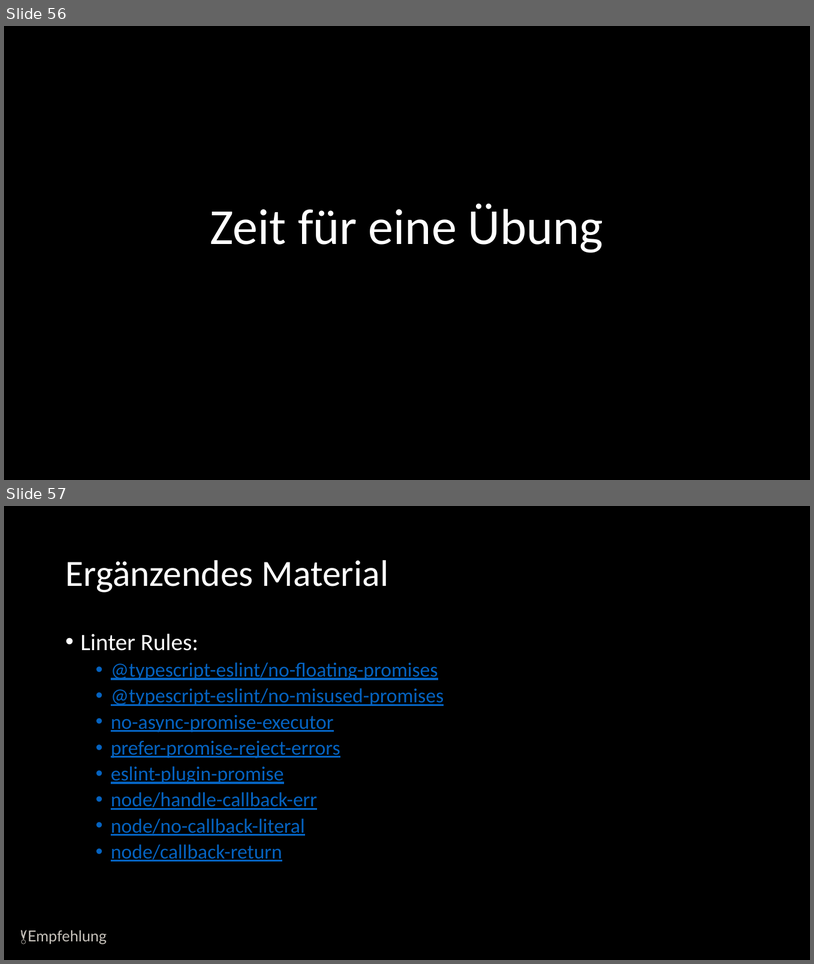
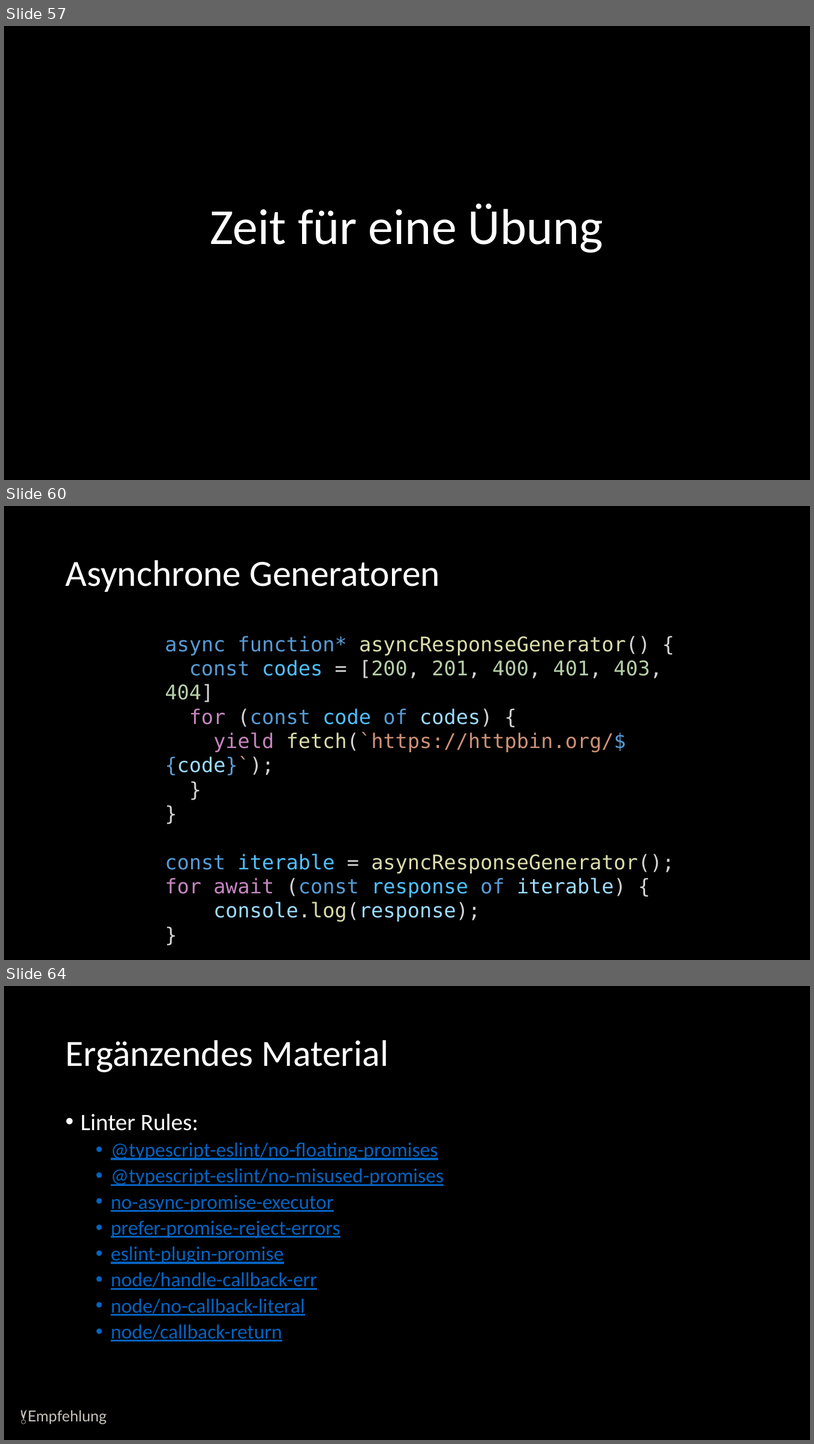
Before and after one commit to twobiers/webtech-workshop-js-async, a slide deck: slides/Presentation.pptx. Shown one above the other, each under a label of ours: slides 56 and 57 before the commit, slides 57, 60 and 64 after it; the slides between them are not shown. The pictures are 814x964 and 814x1444 pixels, drawn with LibreOffice and Linux fonts; fonts in the diff are those of the drawing. Boxes give left, top, right and bottom in pixels: in the first picture for what was removed or moved away, otherwise in the second. Text is boxed around its words. In the diff, an @@ line names an element or a change of style, - is before the commit and + after.

```diff
--- a/slides/Presentation.pptx
+++ b/slides/Presentation.pptx
@@ slide 60 added at (4,506,810,960), background #000000 @@
@@ title added at (65,560,440,592), 44 pt, text #FFFFFF @@
+Asynchrone Generatoren
@@ text added at (165,636,675,922), 24 pt, text #DCDCAA @@
+async function* asyncResponseGenerator() {
+const codes = [200, 201, 400, 401, 403, 404]
+for (const code of codes) {
+yield fetch(`https://httpbin.org/${code}`);
+}
+}
+const iterable = asyncResponseGenerator();
+for await (const response of iterable) {
+console.log(response);
+}
@@ what was slide 56 is now slide 57 @@
@@ what was slide 57 is now slide 64 @@
```
Also in this commit, not shown: 1 slide changed, 6 other slides added, 2 other files.
